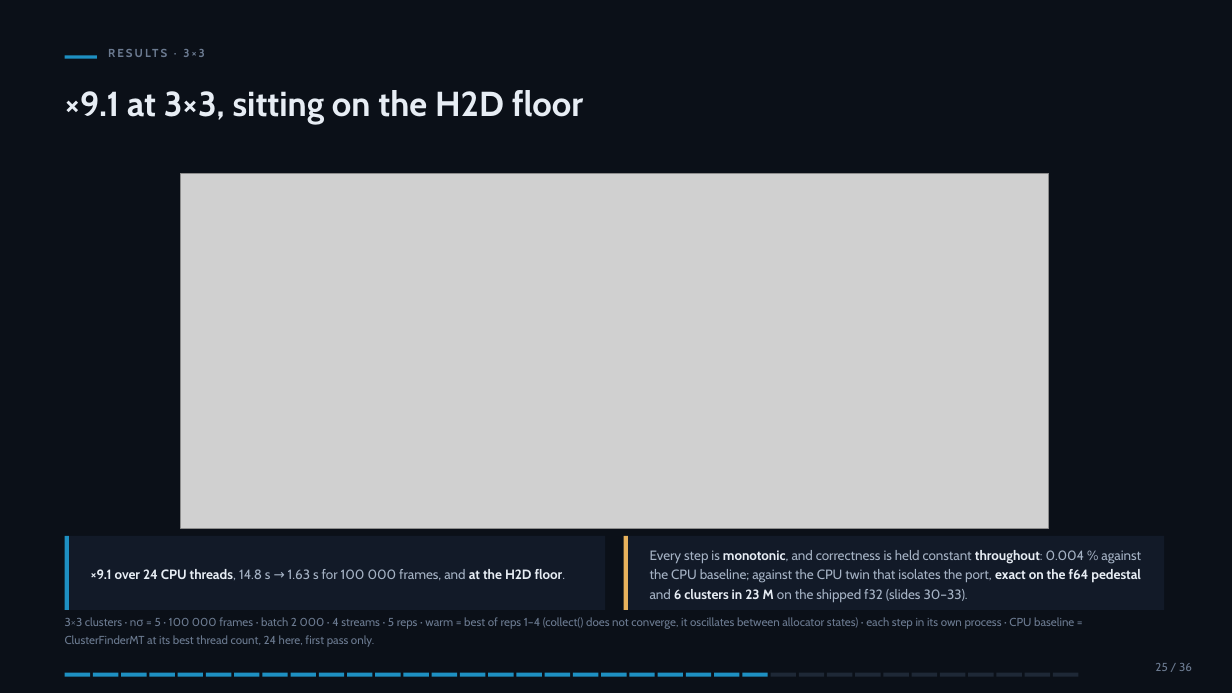
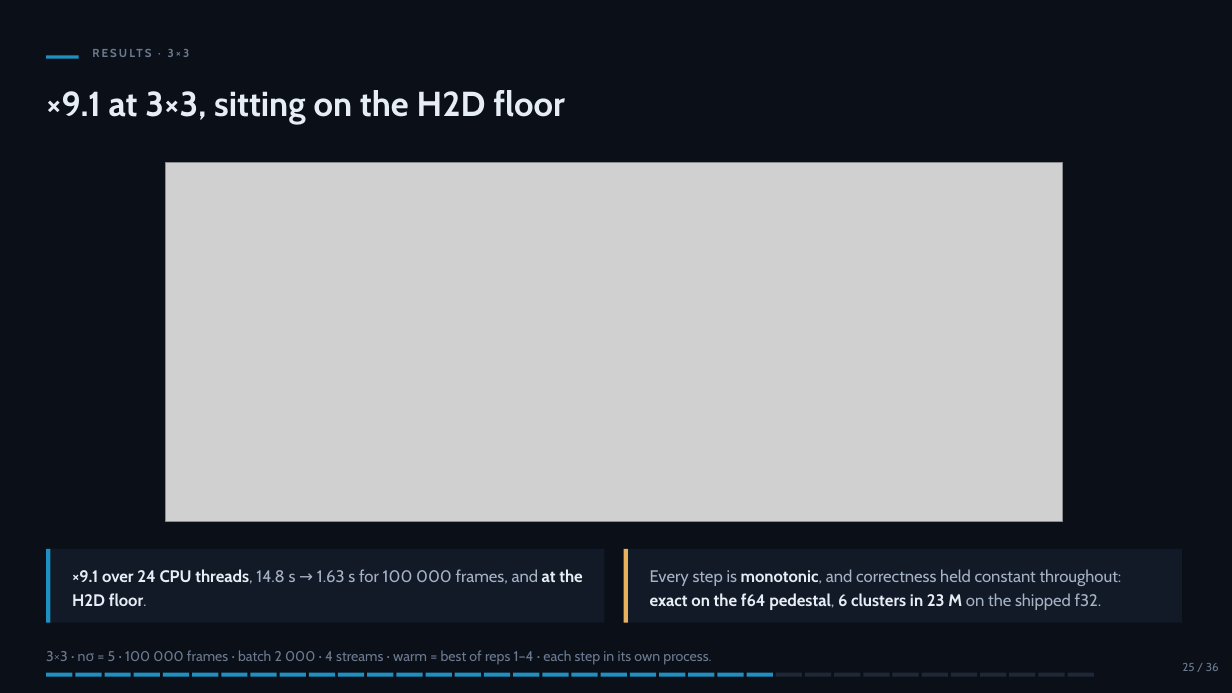
Before and after one commit to slsdetectorgroup/aare, a slide deck: slide 30 of docs/cf_cuda_performance.pptx. Drawn at 1232x693 pixels with LibreOffice and Linux fonts; fonts in the diff are those of the drawing; grey boxes stand for pictures. Boxes give left, top, right and bottom in pixels: in the first picture for what was removed or moved away, otherwise in the second. Text is boxed around its words. In the diff, an @@ line names an element or a change of style, - is before the commit and + after.

```diff
--- a/docs/cf_cuda_performance.pptx
+++ b/docs/cf_cuda_performance.pptx
@@ rectangle: place and size @@
-rectangle at (65, 55, 97, 59)
+rectangle at (46, 55, 79, 59)
@@ text "RESULTS · 3×3": place and size @@
-text "RESULTS · 3×3" at (183, 49, 205, 57)
+text "RESULTS · 3×3" at (168, 49, 189, 57)
@@ text "×9.1 at 3×3, sitting on ...": place and size @@
-text "×9.1 at 3×3, sitting on ..." at (65, 90, 584, 124)
+text "×9.1 at 3×3, sitting on ..." at (46, 90, 565, 124)
@@ picture: place and size @@
-picture at (180, 174, 1049, 529)
+picture at (165, 163, 1063, 521)
@@ rectangle: place and size @@
-rectangle at (65, 536, 68, 610)
+rectangle at (46, 549, 50, 623)
@@ rectangle: place and size @@
-rectangle at (68, 536, 604, 610)
+rectangle at (51, 549, 605, 623)
@@ text "×9.1 over 24 CPU threads, ...": place and size @@
-text "×9.1 over 24 CPU threads, ..." at (91, 569, 566, 580)
+text "×9.1 over 24 CPU threads, ..." at (72, 569, 582, 606)
@@ text "×9.1 over 24 CPU threads, ..." at (72, 569, 582, 606): size 10.5 to 13 pt @@
@@ rectangle: place and size @@
-rectangle at (624, 536, 628, 610)
+rectangle at (624, 549, 628, 623)
@@ rectangle: place and size @@
-rectangle at (628, 536, 1164, 610)
+rectangle at (628, 549, 1182, 623)
@@ text at (650, 569, 1122, 610): text changed; size 10.5 to 13 pt @@
-Every step is monotonic, and correctness is held constant throughout: 0.004 % against the CPU baseline; against the CPU twin that isolates the port, exact on the f64 pedestal and 6 clusters in 23 M on the shipped f32 (slides 30–33).
+Every step is monotonic, and correctness held constant throughout: exact on the f64 pedestal, 6 clusters in 23 M on the shipped f32.
@@ text at (46, 650, 711, 665): text changed; size 9 to 11 pt @@
-3×3 clusters · nσ = 5 · 100 000 frames · batch 2 000 · 4 streams · 5 reps · warm = best of reps 1–4 (collect() does not converge, it oscillates between allocator states) · each step in its own process · CPU baseline = ClusterFinderMT at its best thread count, 24 here, first pass only.
+3×3 · nσ = 5 · 100 000 frames · batch 2 000 · 4 streams · warm = best of reps 1–4 · each step in its own process.
@@ rectangle: place and size @@
-rectangle at (65, 673, 91, 677)
+rectangle at (46, 673, 72, 677)
@@ 6 rectangles: place and size @@
-6 rectangles at (93, 673, 260, 677)
+6 rectangles at (76, 673, 247, 677)
@@ 6 rectangles: place and size @@
-6 rectangles at (262, 673, 430, 677)
+6 rectangles at (250, 673, 422, 677)
@@ 4 rectangles: place and size @@
-4 rectangles at (432, 673, 543, 677)
+4 rectangles at (426, 673, 539, 677)
@@ 4 rectangles: place and size @@
-4 rectangles at (742, 673, 882, 677)
+4 rectangles at (747, 673, 889, 677)
@@ 5 rectangles: place and size @@
-5 rectangles at (827, 673, 994, 677)
+5 rectangles at (835, 673, 1006, 677)
@@ 3 rectangles: place and size @@
-3 rectangles at (996, 673, 1079, 677)
+3 rectangles at (1009, 673, 1093, 677)
@@ text "25 / 36": place and size @@
-text "25 / 36" at (1155, 663, 1192, 671)
+text "25 / 36" at (1182, 663, 1219, 671)
```
Also in this commit, not shown: 54 other slides changed, 34 other files.
